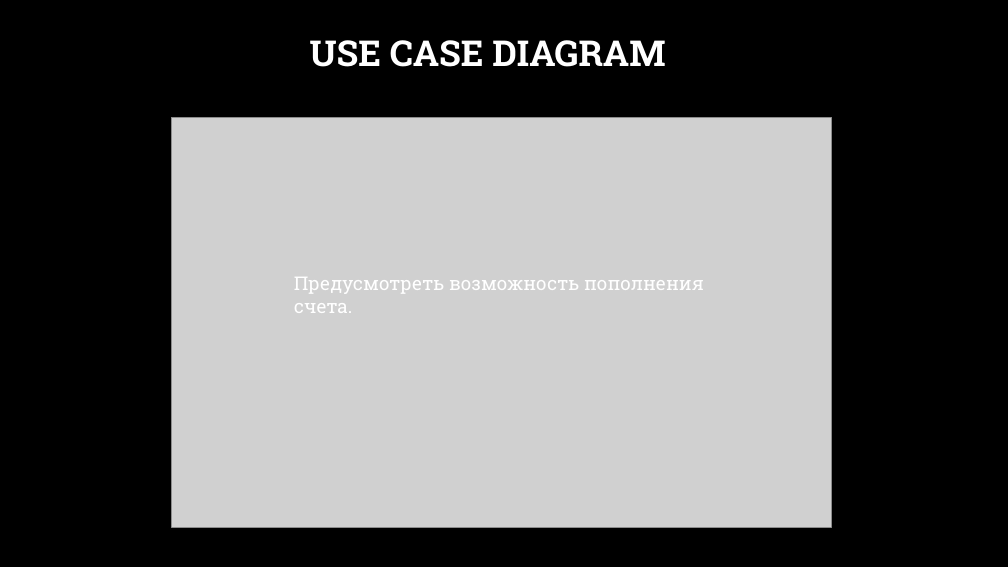
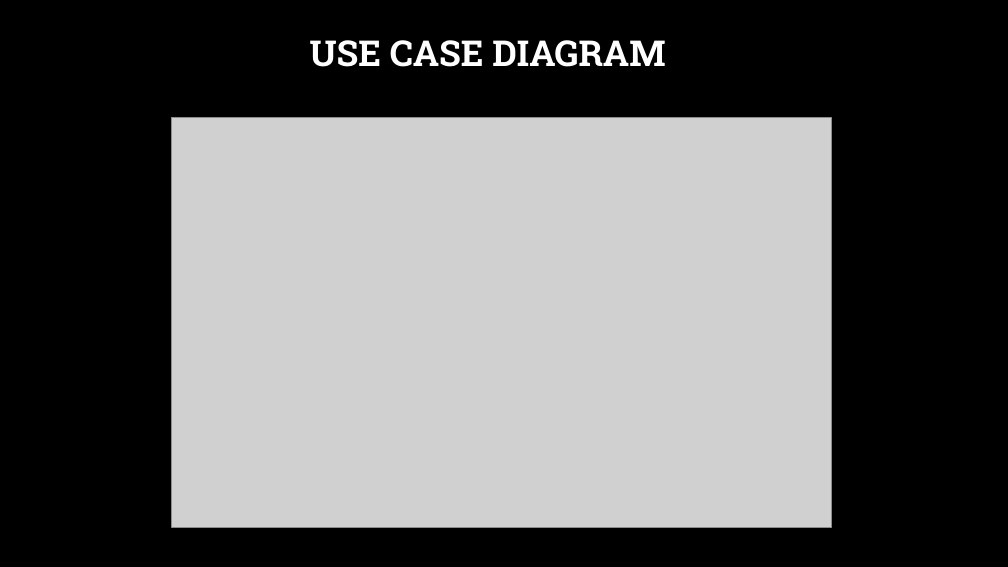
Before and after one commit to KirillKomarov550503/bank-main, a slide deck: slide 3 of docs/Internet_banking.pptx. Drawn at 1008x567 pixels with LibreOffice and Linux fonts; fonts in the diff are those of the drawing; grey boxes stand for pictures; background and template pictures are left out. Boxes give left, top, right and bottom in pixels: in the first picture for what was removed or moved away, otherwise in the second. Text is boxed around its words. In the diff, an @@ line names an element or a change of style, - is before the commit and + after.

Commit message:
update presentation and add ErrorJson.java

```diff
--- a/docs/Internet_banking.pptx
+++ b/docs/Internet_banking.pptx
@@ text removed at bbox=[294, 277, 704, 313] @@
-Предусмотреть возможность пополнения счета.
```
Also in this commit, not shown: 1 other slide changed, 1 other file.
